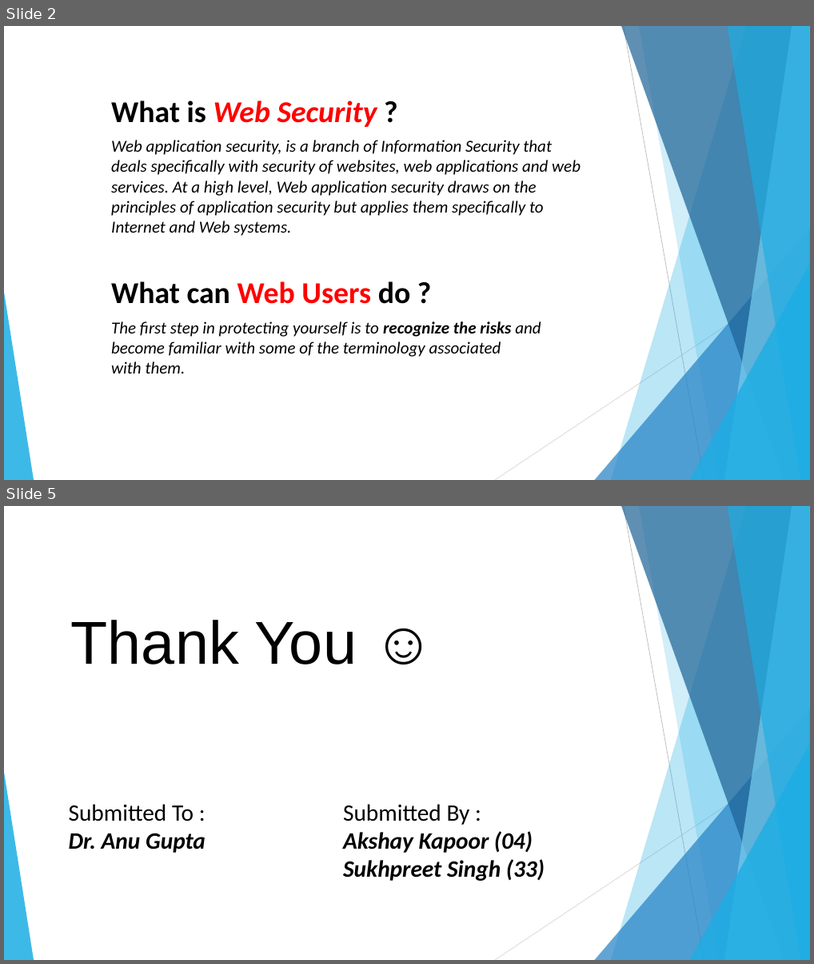
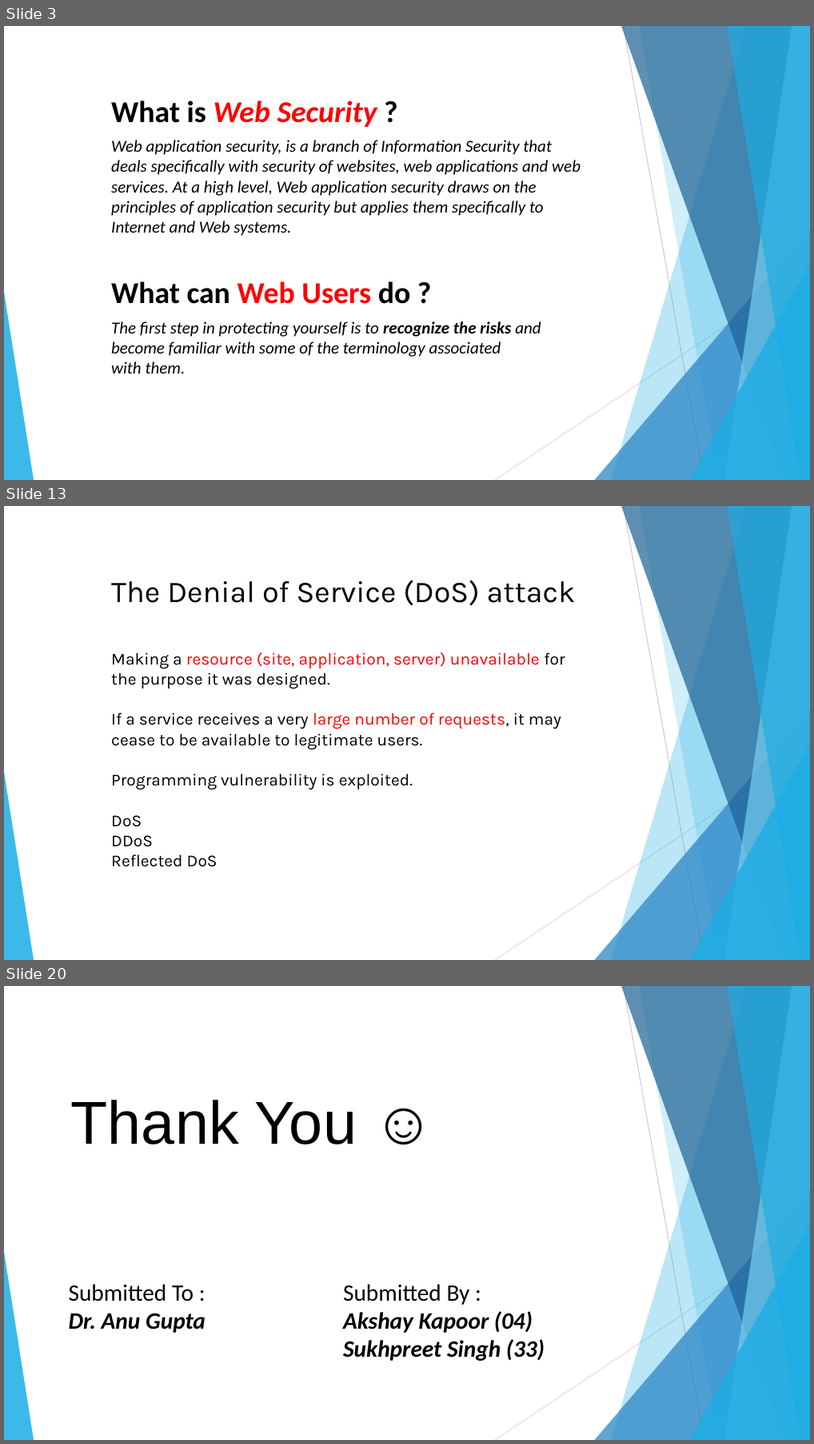
Before and after one commit to tHe-AK/Web-Security-Seminar, a slide deck: Web Security.pptx. Shown one above the other, each under a label of ours: slides 2 and 5 before the commit, slides 3, 13 and 20 after it; the slides between them are not shown. The pictures are 814x964 and 814x1444 pixels, drawn with LibreOffice and Linux fonts; fonts in the diff are those of the drawing. Boxes give left, top, right and bottom in pixels: in the first picture for what was removed or moved away, otherwise in the second. Text is boxed around its words. In the diff, an @@ line names an element or a change of style, - is before the commit and + after.

```diff
--- a/Web Security.pptx
+++ b/Web Security.pptx
@@ slide 13 added at (4,506,810,960), background #FFFFFF; not listed: 10 template elements that a slide beside it also shows @@
@@ text added at (111,580,576,605), 36 pt, text #000000 @@
+The Denial of Service (DoS) attack
@@ text added at (111,652,565,867), 20 pt, text #000000 @@
+Making a resource (site, application, server) unavailable for the purpose it was designed.
+If a service receives a very large number of requests, it may cease to be available to legitimate users.
+Programming vulnerability is exploited.
+DoS
+DDoS
+Reflected DoS
@@ what was slide 2 is now slide 3 @@
@@ what was slide 5 is now slide 20 @@
```
Also in this commit, not shown: 1 slide changed, 14 other slides added, 6 other files.
